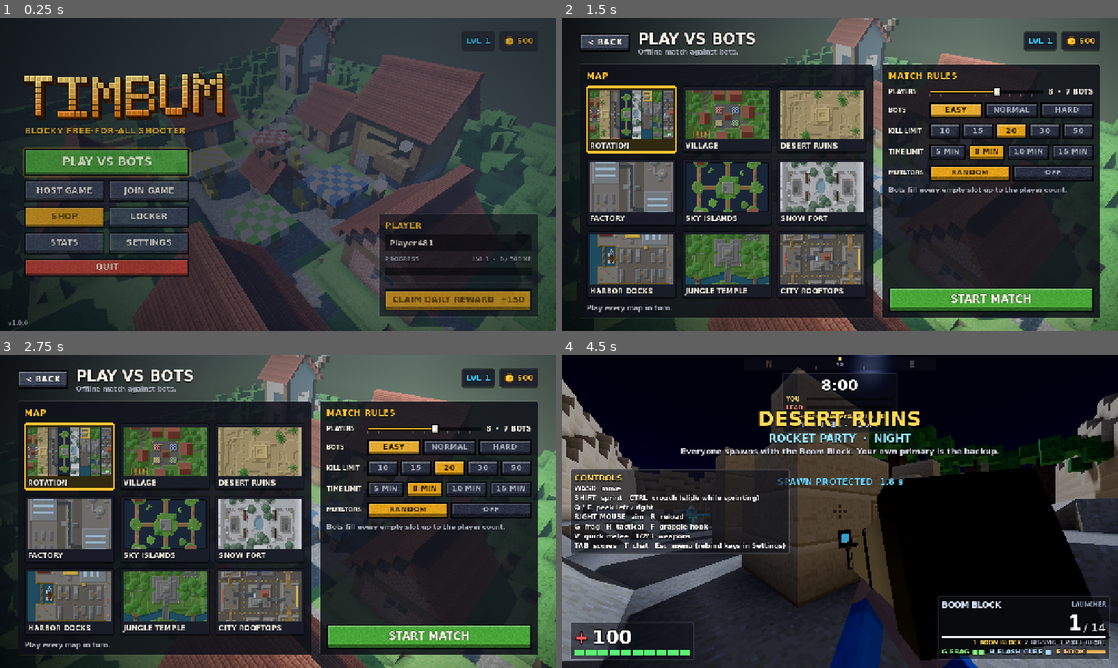
Above: before the commit, frames 1-4 (two rows, left to right).
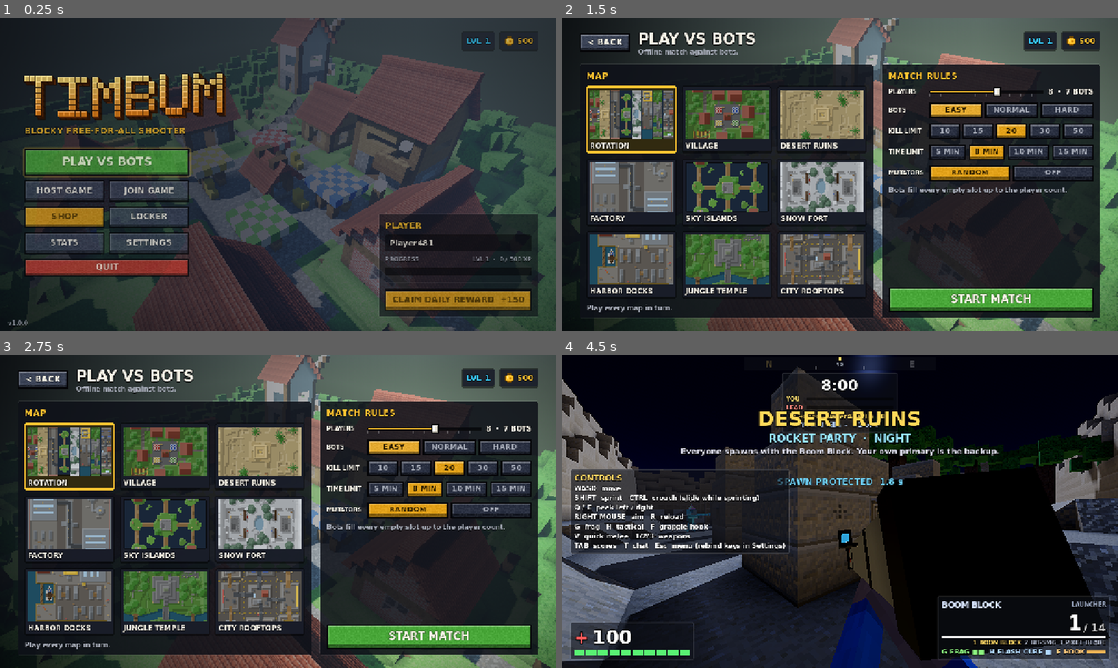
Above: after the commit, the same moments.

Repository: SubToFeralsloth11/timbum
Game: Godot game, scene res://scenes/main_menu.tscn
Two runs of this game, one before a commit and one after it. Both use one fixed random seed, a clock stepped at 60 frames per second and the inputs below.
Inputs:
- Up to frame 1 (0.25 s): no input
- Up to frame 2 (1.5 s): click "PLAY VS BOTS" at 0.5 s; click "EASY" at 1.25 s
- Up to frame 3 (2.75 s): click "EASY" at 2 s
- Up to frame 4 (4.5 s): click "NORMAL" at 2.75 s; click "NORMAL" at 3.5 s; click "START MATCH" at 4.25 s

The runs differ from the first frame. In frame 1, 0.1% of the frame differs, in the area x 18-100%, y 11-99%; in frame 2, 0.1%; in frame 3, 0.1%; in frame 4, 2.1%, in the area x 0-100%, y 4-100%.

Commit message:
Upgrade the world shader and add a post-process grade
Blocks get a pixel-art bump, per-tile smoothness/metal, swaying foliage and rippling glossy water; High quality adds SSIL and SSR. A sharpen/vibrance/split-tone/vignette pass sits under the HUD and can be turned off in Video settings.

Diff:
--- a/scripts/autoload/profile.gd
+++ b/scripts/autoload/profile.gd
@@ -18,6 +18,7 @@
 	"fullscreen": false,
 	"vsync": true,
 	"quality": 1,
+	"post_fx": true,
 	"show_fps": false,
 	"damage_numbers": true,
 	"killfeed": true,
--- /dev/null
+++ b/scripts/game/post_process.gd
@@ -0,0 +1,69 @@
+class_name PostProcess
+extends CanvasLayer
+## Full-screen grade over the 3D view (under the HUD): light sharpening so the pixel-art
+## textures stay crisp after TAA-free scaling, vibrance, split toning per time of day and a soft
+## vignette. Toggled live by the "post_fx" setting.
+
+const SHADER := """
+shader_type canvas_item;
+uniform sampler2D screen_tex : hint_screen_texture, filter_linear_mipmap;
+uniform float sharpen = 0.3;
+uniform float vibrance = 0.2;
+uniform float vignette = 0.3;
+uniform vec3 shadow_tint = vec3(0.97, 1.0, 1.04);
+uniform vec3 highlight_tint = vec3(1.04, 1.0, 0.95);
+
+void fragment() {
+	vec2 px = SCREEN_PIXEL_SIZE;
+	vec3 c = textureLod(screen_tex, SCREEN_UV, 0.0).rgb;
+	vec3 n = textureLod(screen_tex, SCREEN_UV + vec2(0.0, -px.y), 0.0).rgb
+		+ textureLod(screen_tex, SCREEN_UV + vec2(0.0, px.y), 0.0).rgb
+		+ textureLod(screen_tex, SCREEN_UV + vec2(-px.x, 0.0), 0.0).rgb
+		+ textureLod(screen_tex, SCREEN_UV + vec2(px.x, 0.0), 0.0).rgb;
+	c = max(c + (c - n * 0.25) * sharpen, vec3(0.0));
+	// Vibrance: boost saturation most where colours are dull, leaving vivid ones alone.
+	float sat = max(c.r, max(c.g, c.b)) - min(c.r, min(c.g, c.b));
+	float l = dot(c, vec3(0.2126, 0.7152, 0.0722));
+	c = mix(vec3(l), c, 1.0 + vibrance * (1.0 - sat));
+	c *= mix(shadow_tint, highlight_tint, smoothstep(0.08, 0.8, l));
+	// Gentle S-curve for punchier midtones.
+	c = mix(c, c * c * (3.0 - 2.0 * c), 0.2);
+	vec2 d = SCREEN_UV - 0.5;
+	c *= 1.0 - vignette * dot(d, d) * 1.6;
+	COLOR = vec4(clamp(c, 0.0, 1.0), 1.0);
+}
+"""
+
+## Per time of day: [shadow tint, highlight tint, vibrance].
+const GRADES := {
+	"day": [Color(0.97, 1.0, 1.04), Color(1.04, 1.0, 0.95), 0.08],
+	"sunset": [Color(0.94, 0.96, 1.08), Color(1.08, 0.99, 0.9), 0.12],
+	"night": [Color(0.92, 0.98, 1.12), Color(1.0, 1.0, 1.02), 0.05],
+}
+
+var _rect: ColorRect
+
+
+func setup(time_of_day: String) -> void:
+	layer = 1
+	_rect = ColorRect.new()
+	_rect.set_anchors_preset(Control.PRESET_FULL_RECT)
+	_rect.mouse_filter = Control.MOUSE_FILTER_IGNORE
+	var shader := Shader.new()
+	shader.code = SHADER
+	var mat := ShaderMaterial.new()
+	mat.shader = shader
+	var grade: Array = GRADES.get(time_of_day, GRADES.day)
+	var shadow: Color = grade[0]
+	var highlight: Color = grade[1]
+	mat.set_shader_parameter("shadow_tint", Vector3(shadow.r, shadow.g, shadow.b))
+	mat.set_shader_parameter("highlight_tint", Vector3(highlight.r, highlight.g, highlight.b))
+	mat.set_shader_parameter("vibrance", grade[2])
+	_rect.material = mat
+	add_child(_rect)
+	_apply_setting()
+	Profile.changed.connect(_apply_setting)
+
+
+func _apply_setting() -> void:
+	visible = bool(Profile.get_setting("post_fx"))
--- a/scripts/game/world.gd
+++ b/scripts/game/world.gd
@@ -86,6 +86,10 @@
 	add_child(map_root)
 	map_info = MapBuilder.build(Net.current_map, map_root, int(Profile.get_setting("quality")))
 	_apply_time_of_day(map_root, str(Net.config.time_of_day))
+	var post := PostProcess.new()
+	post.name = "PostProcess"
+	add_child(post)
+	post.setup(str(Net.config.time_of_day))
 	_entities_root = Node3D.new()
 	_entities_root.name = "Entities"
 	add_child(_entities_root)
--- a/scripts/world/block_atlas.gd
+++ b/scripts/world/block_atlas.gd
@@ -106,29 +106,93 @@
 	"wool_teal": "2b9b97",
 }
 
+## World block shader. Beyond the tile texture and vertex AO it adds: a pixel-art bump (each
+## texel's brightness reads as height, bent in a tangent frame from screen derivatives) that fades
+## out with distance; per-tile surface properties from `layer_props` (smoothness, metallic, wind
+## sway for foliage, water); swaying leaves; and rippling, glossy water with a fresnel sheen.
 const _SHADER_CODE := """
 shader_type spatial;
 render_mode %s;
 
 uniform sampler2DArray tiles : source_color, filter_nearest_mipmap_anisotropic, repeat_disable;
+// Per tile layer: x smoothness, y metallic, z wind sway, w 1 for water.
+uniform vec4 layer_props[MAX_LAYERS];
+uniform float bump_strength = 3.0;
 
 varying flat float v_layer;
 varying flat float v_emit;
+varying vec3 v_world;
+
+float luma(vec3 c) { return dot(c, vec3(0.299, 0.587, 0.114)); }
 
 void vertex() {
 	v_layer = UV2.x;
 	v_emit = UV2.y;
+	vec4 props = layer_props[int(UV2.x + 0.5)];
+	vec3 w = (MODEL_MATRIX * vec4(VERTEX, 1.0)).xyz;
+	// Offsets depend only on world position, so neighbouring blocks' shared corners move together.
+	if (props.z > 0.0) {
+		VERTEX.x += sin(TIME * 1.7 + w.x * 0.8 + w.z * 0.6 + w.y * 0.3) * 0.035 * props.z;
+		VERTEX.z += cos(TIME * 1.3 + w.z * 0.7 + w.x * 0.4) * 0.03 * props.z;
+	}
+	if (props.w > 0.0) {
+		VERTEX.y += (sin(TIME * 1.2 + w.x * 0.9) + sin(TIME * 0.9 + w.z * 1.1)) * 0.035;
+	}
+	v_world = (MODEL_MATRIX * vec4(VERTEX, 1.0)).xyz;
 }
 
 void fragment() {
-	vec4 t = texture(tiles, vec3(UV, v_layer));
-	ALBEDO = t.rgb * COLOR.rgb;
-	ROUGHNESS = 0.9;
-	SPECULAR = 0.25;
+	vec4 props = layer_props[int(v_layer + 0.5)];
+	vec2 uv = UV;
+	if (props.w > 0.0) {
+		uv = fract(uv + vec2(TIME * 0.02, TIME * 0.013) + 0.04 * vec2(sin(TIME + v_world.z * 1.3), cos(TIME * 0.8 + v_world.x * 1.1)));
+	}
+	vec4 t = texture(tiles, vec3(uv, v_layer));
+	vec3 dp1 = dFdx(VERTEX);
+	vec3 dp2 = dFdy(VERTEX);
+	vec2 duv1 = dFdx(UV);
+	vec2 duv2 = dFdy(UV);
+	vec3 dp2perp = cross(dp2, NORMAL);
+	vec3 dp1perp = cross(NORMAL, dp1);
+	vec3 T = dp2perp * duv1.x + dp1perp * duv2.x;
+	vec3 B = dp2perp * duv1.y + dp1perp * duv2.y;
+	float inv_len = inversesqrt(max(dot(T, T), dot(B, B)) + 1e-12);
+	T *= inv_len;
+	B *= inv_len;
+	float texel = 1.0 / 16.0;
+	float hl = luma(texture(tiles, vec3(uv - vec2(texel, 0.0), v_layer)).rgb);
+	float hr = luma(texture(tiles, vec3(uv + vec2(texel, 0.0), v_layer)).rgb);
+	float hu = luma(texture(tiles, vec3(uv - vec2(0.0, texel), v_layer)).rgb);
+	float hd = luma(texture(tiles, vec3(uv + vec2(0.0, texel), v_layer)).rgb);
+	float bump = clamp(1.0 - length(VERTEX) / 35.0, 0.0, 1.0) * bump_strength * (1.0 - props.w);
+	NORMAL = normalize(NORMAL - (T * (hr - hl) + B * (hd - hu)) * bump);
+	ALBEDO = t.rgb * mix(vec3(1.0), COLOR.rgb, 0.75);
+	AO = COLOR.r;
+	AO_LIGHT_AFFECT = 0.25;
+	ROUGHNESS = mix(0.92, 0.12, props.x);
+	METALLIC = props.y;
+	SPECULAR = 0.25 + 0.45 * props.x;
+	if (props.w > 0.0) {
+		float fresnel = pow(1.0 - clamp(dot(NORMAL, VIEW), 0.0, 1.0), 4.0);
+		ALBEDO = mix(ALBEDO, vec3(0.75, 0.88, 1.0), fresnel * 0.6);
+	}
 	EMISSION = t.rgb * v_emit;
 	%s
 }
 """
+## Size of the shader's per-layer property table (unique tile names must fit).
+const MAX_LAYERS := 64
+## Surface properties per tile name: [smoothness, metallic, wind sway, water]; others are matte.
+const _SURFACES := {
+	"ice": [0.8, 0.0, 0.0, 0.0], "glass": [0.9, 0.0, 0.0, 0.0], "snow_top": [0.15, 0.0, 0.0, 0.0],
+	"metal": [0.55, 0.6, 0.0, 0.0], "grate": [0.45, 0.6, 0.0, 0.0], "conveyor": [0.35, 0.3, 0.0, 0.0],
+	"gold": [0.75, 0.9, 0.0, 0.0], "hazard": [0.35, 0.2, 0.0, 0.0], "lamp": [0.5, 0.0, 0.0, 0.0],
+	"container_top": [0.3, 0.35, 0.0, 0.0], "container_red": [0.3, 0.35, 0.0, 0.0],
+	"container_blue": [0.3, 0.35, 0.0, 0.0], "container_green": [0.3, 0.35, 0.0, 0.0],
+	"container_yellow": [0.3, 0.35, 0.0, 0.0], "concrete": [0.12, 0.0, 0.0, 0.0],
+	"leaves": [0.1, 0.0, 1.0, 0.0], "pine": [0.05, 0.0, 0.6, 0.0], "pine_snow": [0.1, 0.0, 0.6, 0.0],
+	"water": [0.95, 0.0, 0.0, 1.0],
+}
 
 static var _texture: Texture2DArray
 static var _face_layers := PackedInt32Array()
@@ -196,19 +260,27 @@
 			var n: String = _FACES[b][f]
 			_face_layers[b * 3 + f] = index[n] if n != "" else 0
 		_top_colors[b] = averages[index[_FACES[b][0]]] if b != AIR else Color(0, 0, 0, 0)
-	_opaque_material = _make_material(false)
-	_glass_material = _make_material(true)
-
-
-static func _make_material(transparent: bool) -> ShaderMaterial:
+	_opaque_material = _make_material(false, names)
+	_glass_material = _make_material(true, names)
+
+
+static func _make_material(transparent: bool, names: Array[String]) -> ShaderMaterial:
+	assert(names.size() <= MAX_LAYERS, "BlockAtlas: more tile layers than MAX_LAYERS")
 	var shader := Shader.new()
+	var code := _SHADER_CODE.replace("MAX_LAYERS", str(MAX_LAYERS))
 	if transparent:
-		shader.code = _SHADER_CODE % ["blend_mix, cull_back, depth_draw_opaque", "ALPHA = t.a;"]
+		shader.code = code % ["blend_mix, cull_back, depth_draw_opaque", "ALPHA = t.a;"]
 	else:
-		shader.code = _SHADER_CODE % ["cull_back", ""]
+		shader.code = code % ["cull_back", ""]
+	var props: Array[Vector4] = []
+	props.resize(MAX_LAYERS)
+	for i in names.size():
+		var s: Array = _SURFACES.get(names[i], [0.0, 0.0, 0.0, 0.0])
+		props[i] = Vector4(s[0], s[1], s[2], s[3])
 	var mat := ShaderMaterial.new()
 	mat.shader = shader
 	mat.set_shader_parameter("tiles", _texture)
+	mat.set_shader_parameter("layer_props", props)
 	return mat
 
 
--- a/scripts/world/map_builder.gd
+++ b/scripts/world/map_builder.gd
@@ -170,6 +170,14 @@
 	env.ssao_radius = 1.2
 	env.ssao_intensity = 1.6
 	env.ssao_detail = 0.5
+	env.ssil_enabled = quality >= 2
+	env.ssil_radius = 3.0
+	env.ssil_intensity = 0.7
+	# Screen-space reflections for the glossy blocks (water, ice, metal) on High.
+	env.ssr_enabled = quality >= 2
+	env.ssr_max_steps = 48
+	env.ssr_fade_in = 0.2
+	env.ssr_fade_out = 2.0
 	env.glow_enabled = quality >= 1
 	env.glow_intensity = 0.5
 	env.glow_bloom = 0.03
--- a/ui/settings_panel.gd
+++ b/ui/settings_panel.gd
@@ -80,6 +80,7 @@
 	var video := _page(pages)
 	_check_row(video, "fullscreen", "Fullscreen")
 	_check_row(video, "vsync", "V-Sync")
+	_check_row(video, "post_fx", "Colour grading and sharpening")
 	_option_row(video, "quality", "Graphics quality", QUALITY_NAMES)
 	video.add_child(UIKit.label("Quality changes the view distance, shadows and effects. It takes effect from the next map.", &"DimLabel"))
 	(video.get_child(-1) as Label).autowrap_mode = TextServer.AUTOWRAP_WORD_SMART
Not shown, added: scripts/game/post_process.gd.uid
